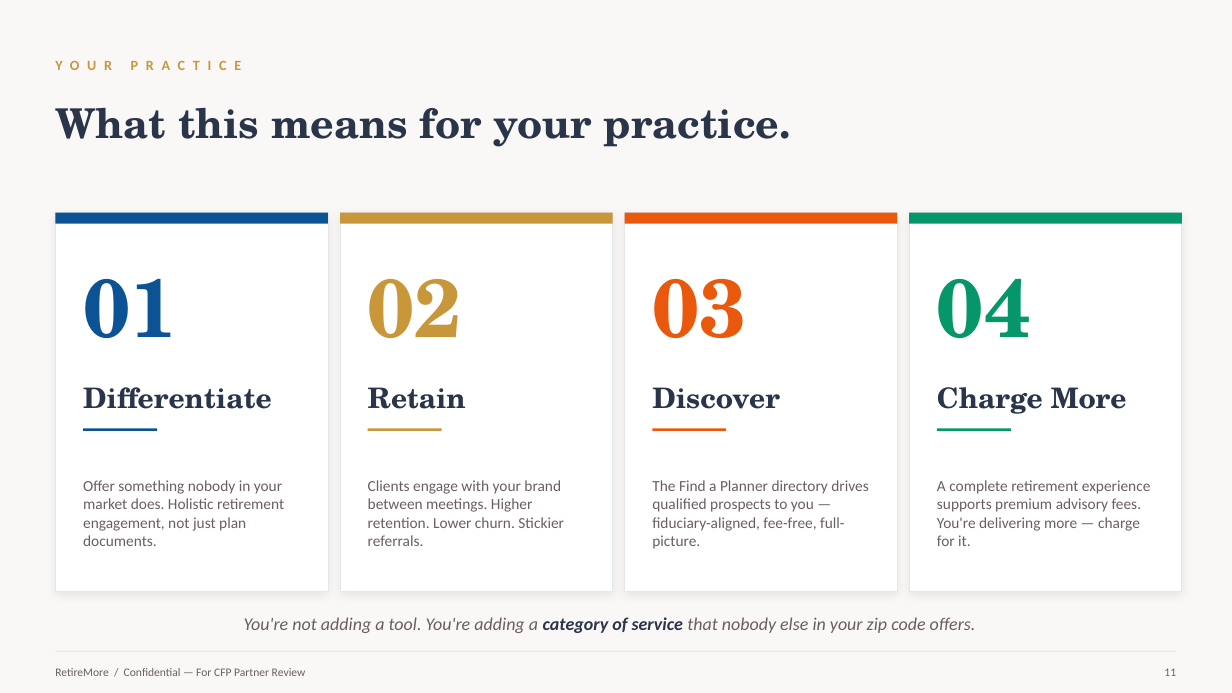
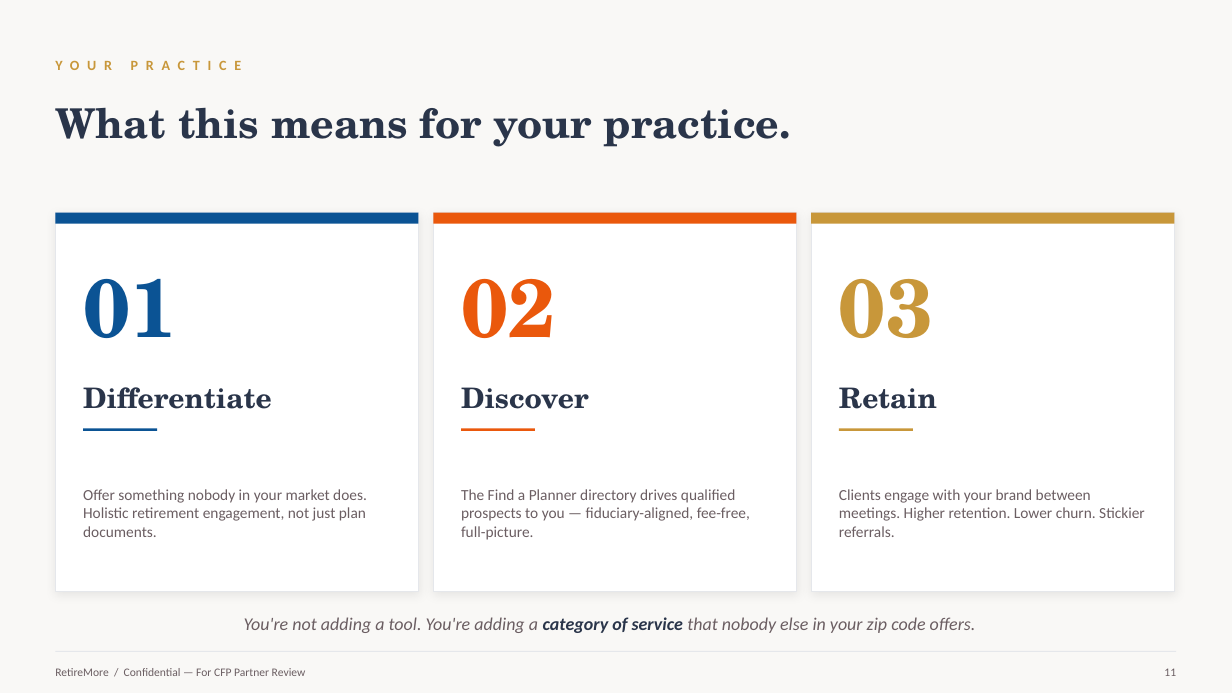
Before and after one commit to eappell/RetireMore-Marketing, a slide deck: slide 11 of decks/RetireMore-CFP-Pitch-Deck.pptx. Drawn at 1232x693 pixels with LibreOffice and Linux fonts; fonts in the diff are those of the drawing. Boxes give left, top, right and bottom in pixels: in the first picture for what was removed or moved away, otherwise in the second. Text is boxed around its words. In the diff, an @@ line names an element or a change of style, - is before the commit and + after.

```diff
--- a/decks/RetireMore-CFP-Pitch-Deck.pptx
+++ b/decks/RetireMore-CFP-Pitch-Deck.pptx
@@ rectangle: place and size @@
-rectangle at [55, 213, 328, 592]
+rectangle at [55, 213, 419, 592]
@@ rectangle: place and size @@
-rectangle at [55, 213, 328, 224]
+rectangle at [55, 213, 419, 224]
@@ rectangle removed at [340, 213, 613, 224] @@
@@ rectangle: place and size @@
-rectangle at [340, 213, 613, 592]
+rectangle at [433, 213, 797, 592]
@@ rectangle: place and size @@
-rectangle at [625, 213, 897, 224]
+rectangle at [433, 213, 797, 224]
@@ rectangle removed at [625, 213, 897, 592] @@
@@ rectangle: place and size @@
-rectangle at [909, 213, 1182, 592]
+rectangle at [811, 213, 1175, 592]
@@ rectangle: place and size @@
-rectangle at [909, 213, 1182, 224]
+rectangle at [811, 213, 1175, 224]
@@ rectangle at [811, 213, 1175, 224]: fill #059669 to #C8973A @@
@@ text "02": place and size @@
-text "02" at [368, 279, 462, 338]
+text "02" at [461, 279, 555, 338]
@@ text "02" at [461, 279, 555, 338]: text colour #C8973A to #EA580C @@
@@ text "03": place and size @@
-text "03" at [652, 279, 746, 338]
+text "03" at [839, 279, 933, 338]
@@ text "03" at [839, 279, 933, 338]: text colour #EA580C to #C8973A @@
@@ text removed at [937, 279, 1031, 338] @@
-04
@@ text "Discover": place and size @@
-text "Discover" at [652, 387, 780, 409]
+text "Discover" at [461, 387, 589, 409]
@@ text "Retain": place and size @@
-text "Retain" at [368, 387, 466, 409]
+text "Retain" at [839, 387, 937, 409]
@@ text removed at [937, 387, 1127, 414] @@
-Charge More
@@ text "Offer something nobody in your ..." rewrapped from [83, 480, 284, 546] to [83, 489, 367, 537] @@
@@ line removed from (368, 430) to (442, 430) @@
@@ text "The Find a Planner directory ..." rewrapped from [652, 480, 868, 549] to [461, 489, 750, 540] @@
@@ line moved from (653, 430) - (726, 430) to (461, 430) - (535, 430) @@
@@ text "Clients engage with your brand ..." rewrapped from [368, 480, 564, 546] to [839, 489, 1145, 537] @@
@@ line moved from (937, 430) - (1011, 430) to (839, 430) - (913, 430) @@
@@ line (839, 430) - (913, 430): stroke #059669 2 pt to #C8973A 2 pt @@
@@ text removed at [937, 480, 1151, 546] @@
-A complete retirement experience supports premium advisory fees. You're delivering more — charge for it.
```
Also in this commit, not shown: 3 other slides changed, 1 slide added, 1 slide removed, 4 other files.
